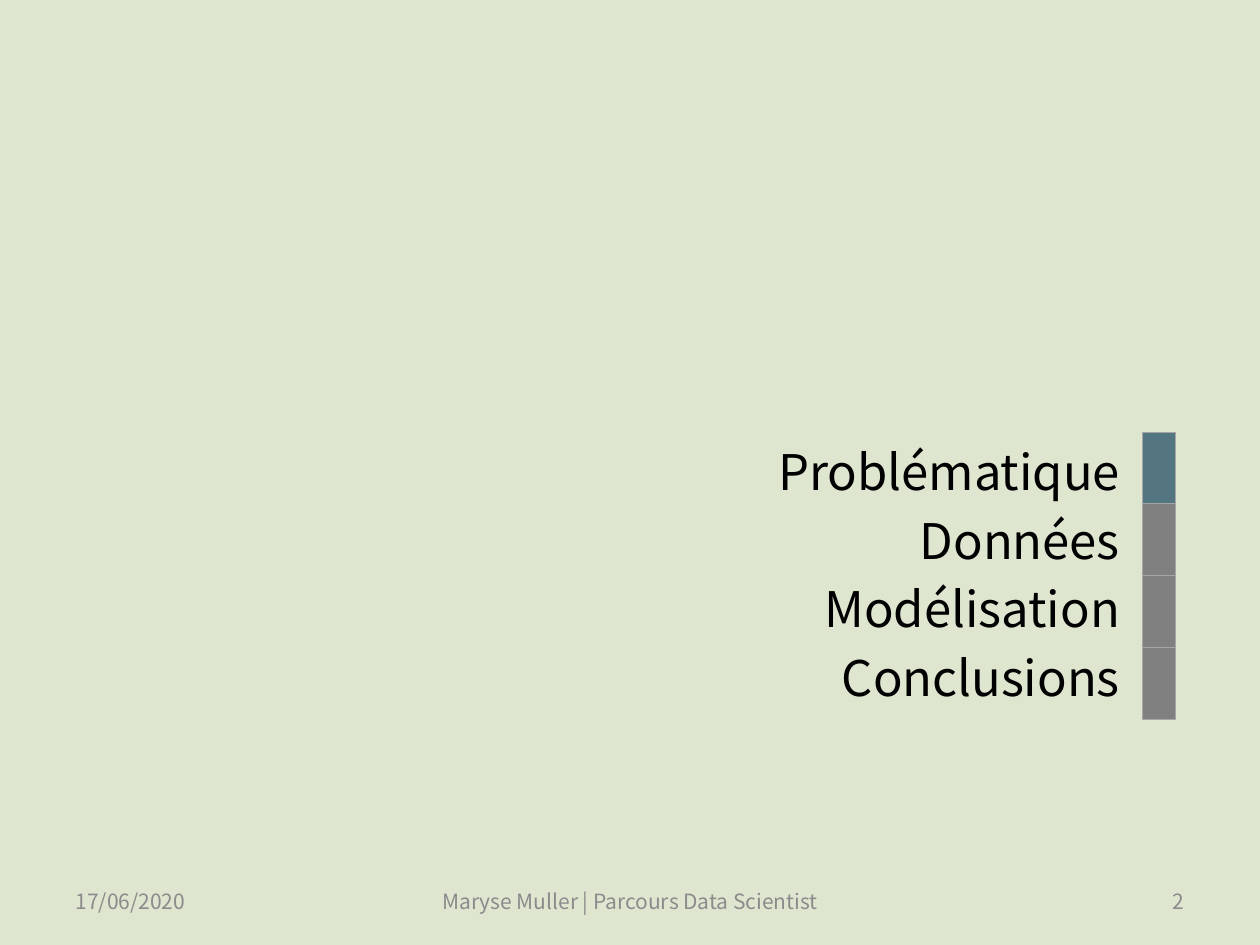
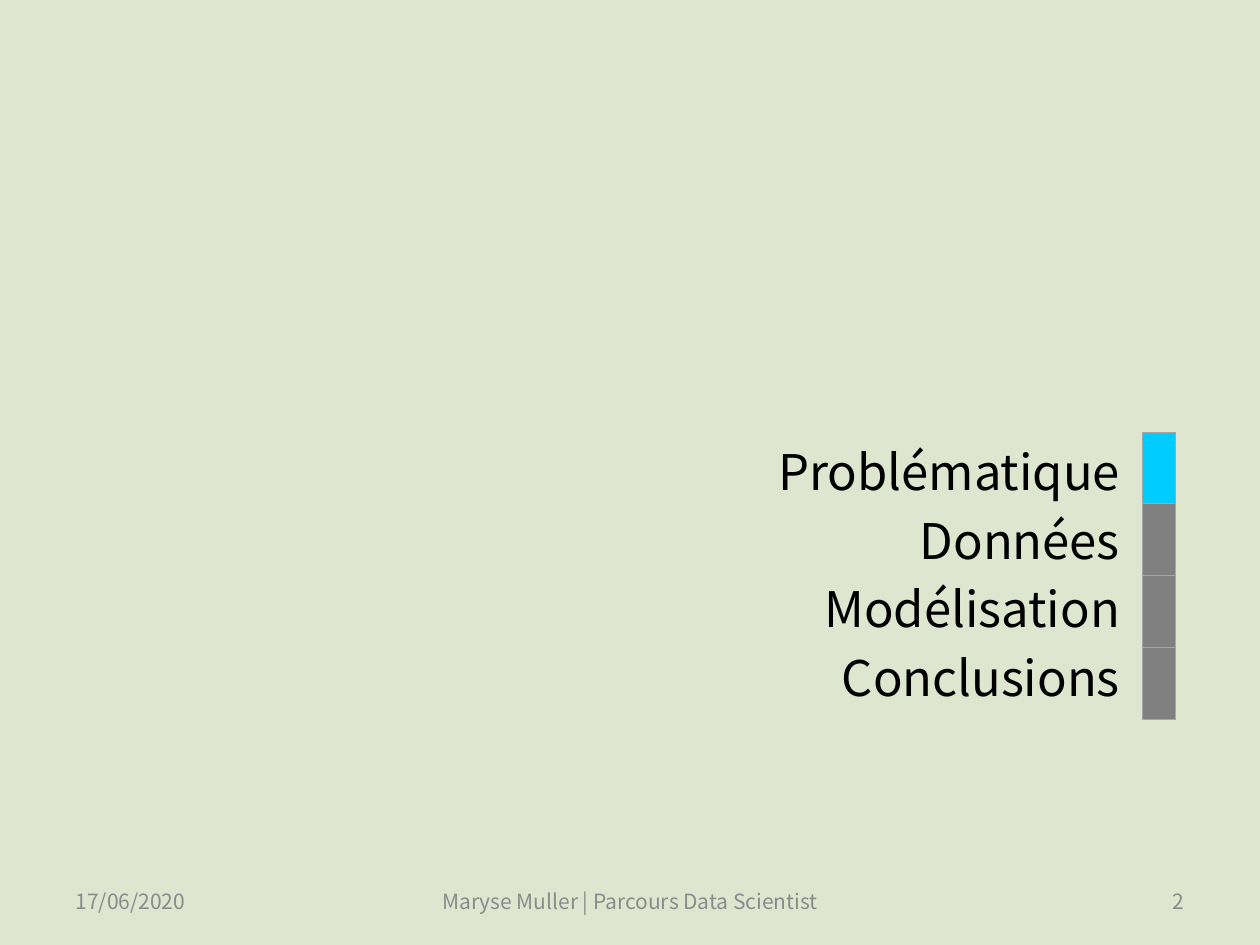
Before and after one commit to SmellyArmure/OC_DS_Project5, a slide deck: slide 2 of PRESENTATION/Projet5.pptx. Drawn at 1260x945 pixels with LibreOffice and Linux fonts; fonts in the diff are those of the drawing. Boxes give left, top, right and bottom in pixels: in the first picture for what was removed or moved away, otherwise in the second. Text is boxed around its words. In the diff, an @@ line names an element or a change of style, - is before the commit and + after.

```diff
--- a/PRESENTATION/Projet5.pptx
+++ b/PRESENTATION/Projet5.pptx
@@ rectangle at (x1=1142, y1=432, x2=1176, y2=504): fill #537680 to #00CCFF @@
```
Also in this commit, not shown: 1 other slide changed, 2 slides added, 4 other files.
